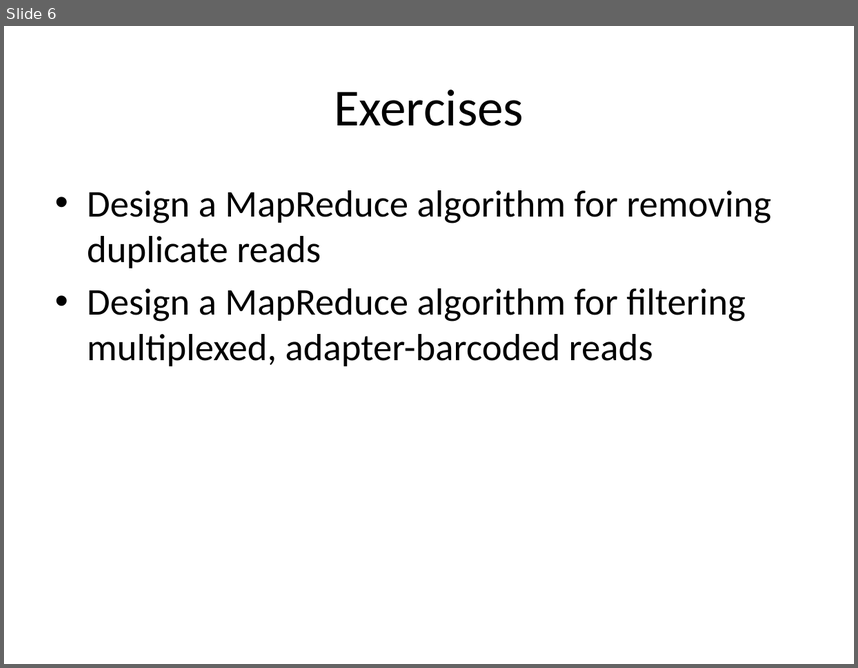
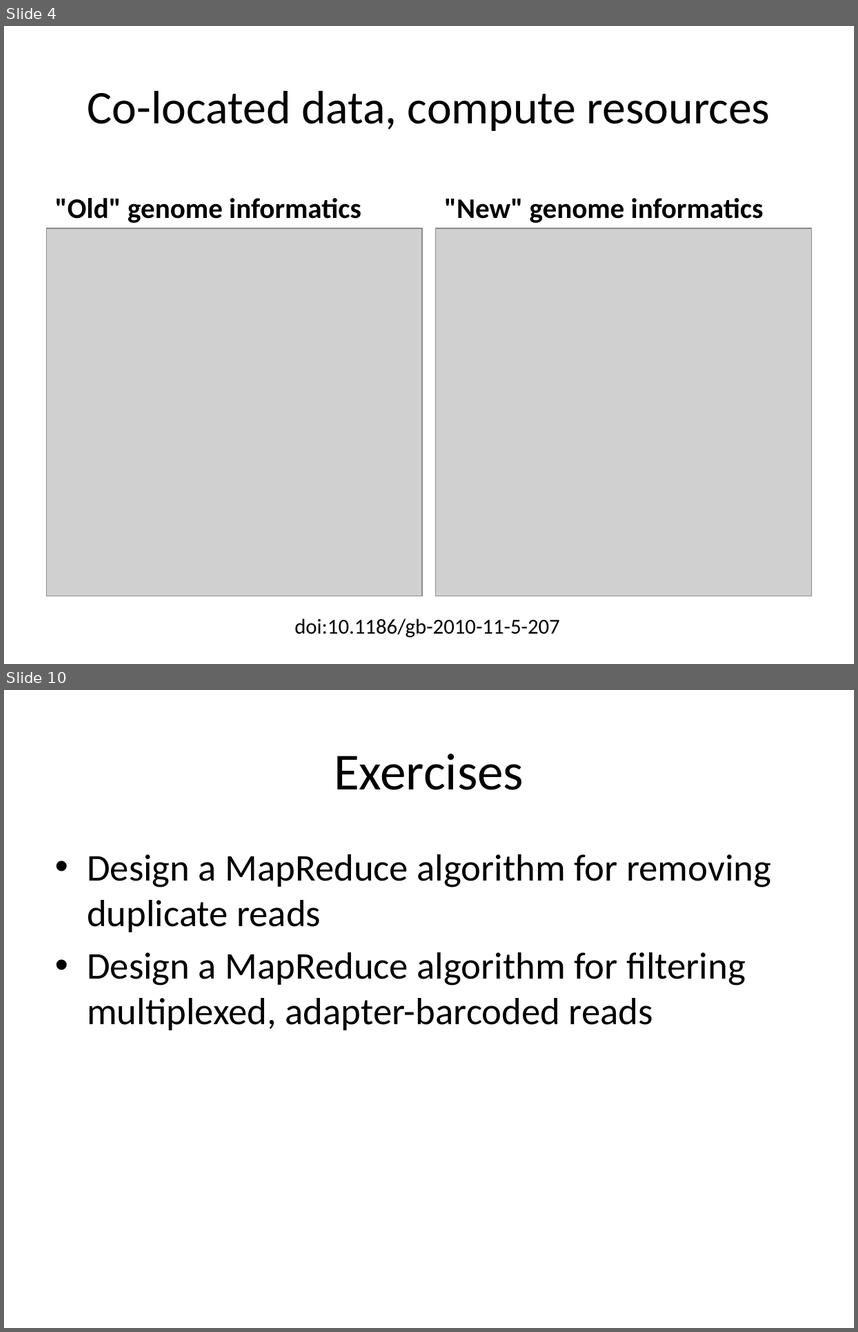
Before and after one commit to rvosa/ngs-workflows, a slide deck: doc/slides/day3/session4/MassiveParallelization.pptx. Shown one above the other, each under a label of ours: slide 6 before the commit, slides 4 and 10 after it; the slides between them are not shown. The pictures are 858x668 and 858x1332 pixels, drawn with LibreOffice and Linux fonts; fonts in the diff are those of the drawing; grey boxes stand for pictures. Boxes give left, top, right and bottom in pixels: in the first picture for what was removed or moved away, otherwise in the second. Text is boxed around its words. In the diff, an @@ line names an element or a change of style, - is before the commit and + after.

```diff
--- a/doc/slides/day3/session4/MassiveParallelization.pptx
+++ b/doc/slides/day3/session4/MassiveParallelization.pptx
@@ slide 4 added at bbox=[4, 26, 854, 664], background #FFFFFF @@
@@ title added at bbox=[87, 91, 771, 131], 39.6 pt, text #000000 @@
+Co-located data, compute resources
@@ text added at bbox=[55, 198, 361, 223], 24 pt, text #000000, bold @@
+"Old" genome informatics
@@ text added at bbox=[444, 198, 764, 223], 24 pt, text #000000, bold @@
+"New" genome informatics
@@ picture added at bbox=[47, 228, 422, 595] @@
@@ picture added at bbox=[436, 228, 811, 595] @@
@@ text added at bbox=[294, 618, 560, 637], 18 pt, text #000000 @@
+doi:10.1186/gb-2010-11-5-207
@@ what was slide 6 is now slide 10 @@
```
Also in this commit, not shown: 1 slide changed, 7 other slides added, 4 slides removed, 1 other file.
